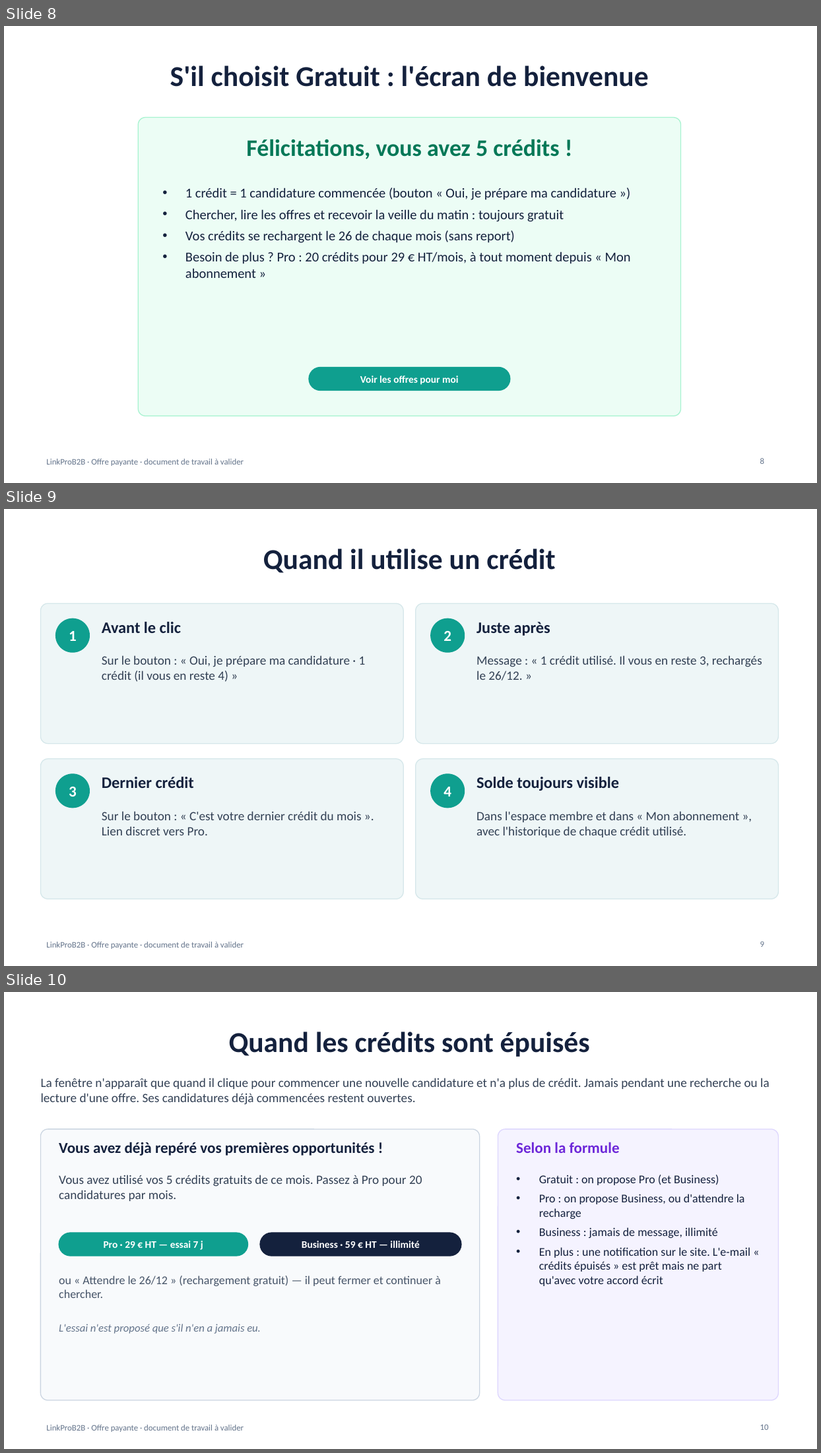
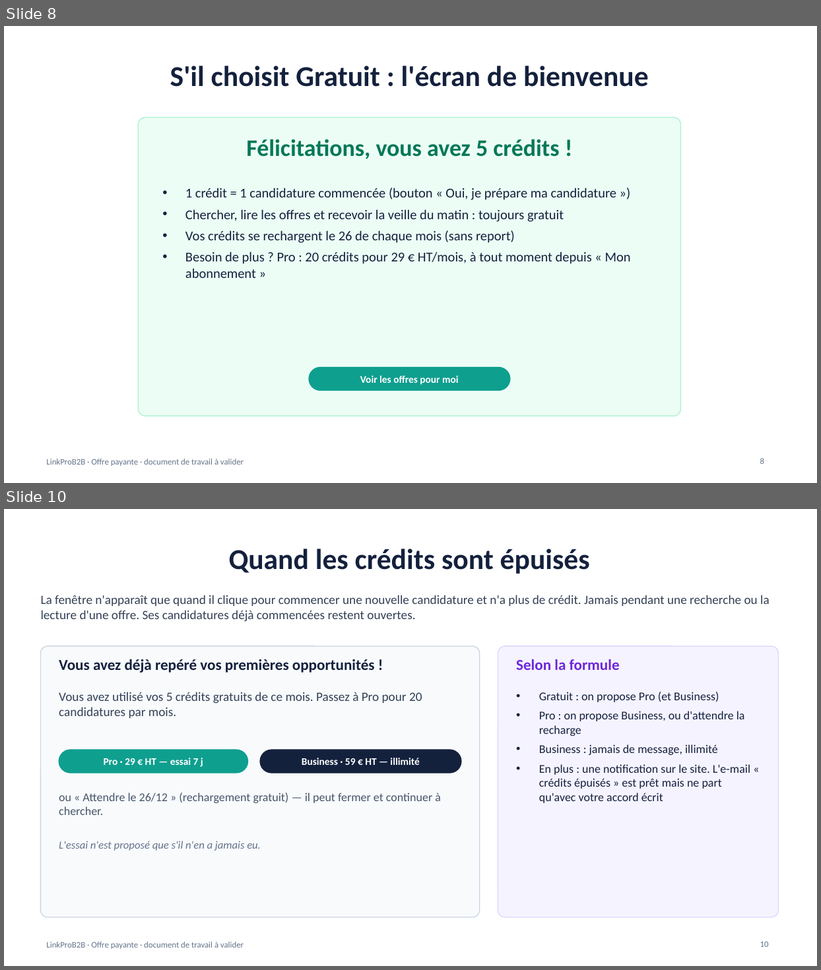
Before and after one commit to NAGAGNON/agora-b2b-plateform, a slide deck: docs/offre-payante-lancement.pptx. Shown one above the other, each under a label of ours: slides 8, 9 and 10 before the commit, slides 8 and 10 after it; the slides between them are not shown. The pictures are 821x1453 and 821x970 pixels, drawn with LibreOffice and Linux fonts; fonts in the diff are those of the drawing. Boxes give left, top, right and bottom in pixels: in the first picture for what was removed or moved away, otherwise in the second. Text is boxed around its words. In the diff, an @@ line names an element or a change of style, - is before the commit and + after.

```diff
--- a/docs/offre-payante-lancement.pptx
+++ b/docs/offre-payante-lancement.pptx
@@ slide 9 removed at (4, 509, 817, 966), background #FFFFFF; not listed: 1 template element that a slide beside it also shows @@
@@ title removed at (263, 549, 555, 573) @@
-Quand il utilise un crédit
@@ rounded rectangle removed at (40, 603, 403, 744) @@
@@ rounded rectangle removed at (416, 603, 779, 744) @@
@@ ellipse removed at (56, 619, 89, 652) @@
@@ text removed at (102, 622, 181, 633) @@
-Avant le clic
@@ ellipse removed at (431, 619, 465, 652) @@
@@ text removed at (477, 622, 550, 636) @@
-Juste après
@@ text removed at (69, 631, 77, 641) @@
-1
@@ text removed at (444, 631, 451, 641) @@
-2
@@ text removed at (102, 656, 366, 682) @@
-Sur le bouton : « Oui, je prépare ma candidature · 1 crédit (il vous en reste 4) »
@@ text removed at (477, 656, 762, 681) @@
-Message : « 1 crédit utilisé. Il vous en reste 3, rechargés le 26/12. »
@@ rounded rectangle removed at (40, 759, 403, 900) @@
@@ rounded rectangle removed at (416, 759, 779, 900) @@
@@ ellipse removed at (56, 774, 89, 808) @@
@@ text removed at (102, 777, 194, 788) @@
-Dernier crédit
@@ ellipse removed at (431, 774, 465, 808) @@
@@ text removed at (477, 777, 619, 791) @@
-Solde toujours visible
@@ text removed at (69, 787, 77, 797) @@
-3
@@ text removed at (444, 787, 451, 797) @@
-4
@@ text removed at (102, 811, 361, 836) @@
-Sur le bouton : « C'est votre dernier crédit du mois ». Lien discret vers Pro.
@@ text removed at (477, 811, 740, 838) @@
-Dans l'espace membre et dans « Mon abonnement », avec l'historique de chaque crédit utilisé.
@@ page number removed at (760, 942, 764, 947) @@
-9
```
Also in this commit, not shown: 2 slides changed, 1 slide added, 1 other file.
